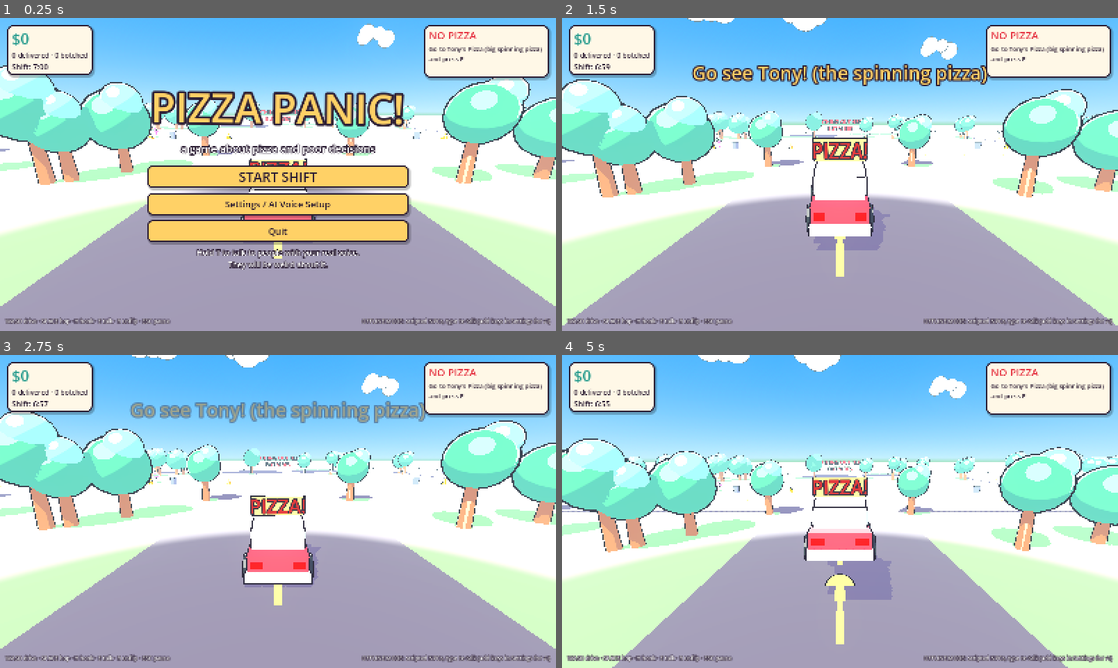
Above: before the commit, frames 1-4 (two rows, left to right).
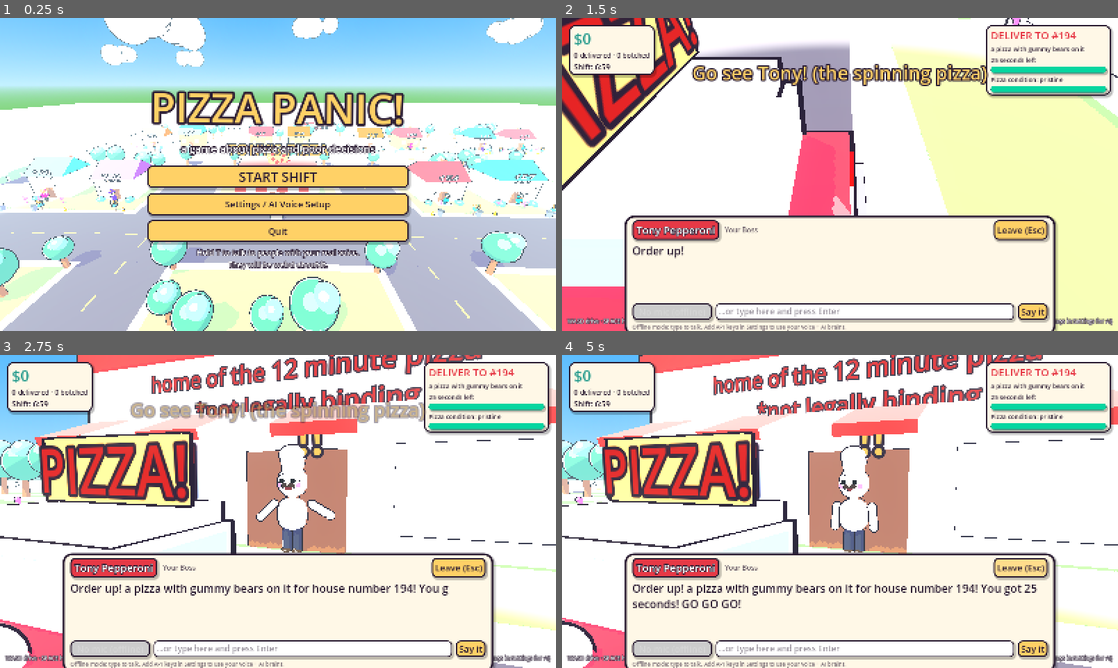
Above: after the commit, the same moments.

Repository: EliteBlackIce/testprojectbuild
Game: Godot game, scene res://scenes/main.tscn
Two runs of this game, one before a commit and one after it. Both use one fixed random seed, a clock stepped at 60 frames per second and the inputs below.
Inputs (mouse positions are in pixels of both pictures, inside the frame that each line leads up to):
- Up to frame 1 (0.25 s): no input
- Up to frame 2 (1.5 s): click "START SHIFT" at 0.5 s; tap E (interact) at 1.25 s; move the mouse to (962, 158) at 1.27 s; hold D (steer_right) from 1.28 s (still down); tap Space (hop) at 1.35 s; click (962, 158) at 1.42 s
- Up to frame 3 (2.75 s): tap Space (hop) at 1.52, 1.82 s; release D (steer_right) at 2 s; tap E (interact) at 2 s; drag from (166, 527) to (250, 574) at 2.02 s
- Up to frame 4 (5 s): tap E (interact) at 2.75, 4.25 s; move the mouse to (895, 442) at 2.77 s; hold D (steer_right) 2.78-3.5 s; hold E (interact) 2.78-3.5 s; tap Space (hop) at 3.05, 4.35, 4.52, 4.82 s; drag from (812, 574) to (673, 464) at 3.52 s; move the mouse to (1006, 558) at 4.27 s; hold A (steer_left) from 4.28 s (still down); tap R (respawn) at 4.9 s

The runs differ from the first frame. In frame 1, 73% of the frame differs, in the area x 0-100%, y 0-100%; in frame 2, 83%; in frame 3, 78%; in frame 4, 80%.
Error before the commit: Parse Error: Cannot infer the type of "wx" variable because the value doesn't have a set type. (res://scripts/world/house.gd:74)

Commit message:
Fix GDScript type inference, spawn direction; add AI pipeline test
Typed loop variables so := inference compiles in Godot 4.7, spawn the
car facing the road, and add a mock AI server + test that runs the real
Claude/STT/TTS request code end to end without API keys.

Co-Authored-By: Claude Opus 5.5 <noreply@anthropic.com>
Claude-Session: https://claude.ai/code/session_013kVFc28PVBNfKW8FGZvXiJ

Diff:
--- a/pizza-panic/scripts/main.gd
+++ b/pizza-panic/scripts/main.gd
@@ -26,7 +26,7 @@
 
 	car = PizzaCar.new()
 	add_child(car)
-	car.respawn_at(town.spawn_point, 0.0)
+	car.respawn_at(town.spawn_point, PI)
 	car.crashed.connect(_on_crash)
 
 	camera = ChaseCamera.new()
@@ -90,7 +90,7 @@
 	convo.end()
 	menus.hide_menus()
 	hud.visible = true
-	car.respawn_at(town.spawn_point, 0.0)
+	car.respawn_at(town.spawn_point, PI)
 	car.controls_enabled = true
 	camera.follow = true
 	camera.snap()
--- a/pizza-panic/scripts/npc/npc.gd
+++ b/pizza-panic/scripts/npc/npc.gd
@@ -93,7 +93,7 @@
 	var leg_h := 0.75 * h * (0.6 if baby else 1.0)
 	var torso_h := 0.95 * h
 	# Legs
-	for side in [-1, 1]:
+	for side: int in [-1, 1]:
 		Toon.capsule(_body, 0.13 * h, leg_h, Vector3(0.16 * side * h, leg_h * 0.5, 0), pants)
 		Toon.sphere(_body, 0.15 * h, Vector3(0.16 * side * h, 0.06, 0.08), Color("#3a2618"), 0.02, 0.6)
 	# Torso (a robe is a cone instead)
@@ -110,7 +110,7 @@
 	# Arms (pivot at shoulder so they can wave)
 	var arm_r := 0.11 * h * (1.6 if look.get("buff", false) else 1.0)
 	var shoulder_y := leg_h + torso_h * 0.75
-	for side in [-1, 1]:
+	for side: int in [-1, 1]:
 		var pivot := Node3D.new()
 		pivot.position = Vector3((0.33 * belly + 0.08) * h * side, shoulder_y, 0)
 		_body.add_child(pivot)
@@ -134,7 +134,7 @@
 func _build_face(look: Dictionary, s: float, skin: Color) -> void:
 	var big: bool = look.get("big_eyes", false)
 	var eye_r := (0.15 if big else 0.12) * s
-	for side in [-1, 1]:
+	for side: int in [-1, 1]:
 		var eye_pos := Vector3(0.14 * s * side, 0.06 * s, 0.31 * s)
 		Toon.sphere(_head, eye_r, eye_pos, Color.WHITE, 0.015)
 		var pupil := MeshInstance3D.new()
@@ -160,7 +160,7 @@
 			ring.position = eye_pos + Vector3(0, 0, eye_r * 0.6)
 			_head.add_child(ring)
 	# Blush stickers. Very anime.
-	for side in [-1, 1]:
+	for side: int in [-1, 1]:
 		var blush := Toon.sphere(_head, 0.06 * s, Vector3(0.24 * s * side, -0.07 * s, 0.29 * s), Color("#ff8fab"), 0.0, 0.4)
 		blush.rotation.x = PI / 2
 	_mouth = Toon.sphere(_head, 0.08 * s, Vector3(0, -0.15 * s, 0.33 * s), Color("#5c1a1b"), 0.01, 0.35)
@@ -180,7 +180,7 @@
 		var cap := Toon.sphere(_head, 0.4 * s, Vector3(0, 0.08 * s, -0.05 * s), hair, 0.03, 0.85)
 		cap.scale = Vector3(1.02, 1.0, 1.02)
 	if look.get("pigtails", false):
-		for side in [-1, 1]:
+		for side: int in [-1, 1]:
 			Toon.sphere(_head, 0.17 * s, Vector3(0.4 * s * side, 0.15 * s, -0.1 * s), hair, 0.025)
 	match hat:
 		"chef":
@@ -207,7 +207,7 @@
 			band.position = Vector3(0, 0.18 * s, 0)
 			_head.add_child(band)
 		"bow":
-			for side in [-1, 1]:
+			for side: int in [-1, 1]:
 				Toon.sphere(_head, 0.12 * s, Vector3(0.12 * s * side, 0.4 * s, 0.05 * s), Color("#ff4d8d"), 0.02, 0.8)
 		"crown":
 			Toon.cylinder(_head, 0.24 * s, 0.22 * s, 0.18 * s, Vector3(0, 0.42 * s, 0), Color("#ffd166"))
@@ -225,7 +225,7 @@
 			arc.material_override = Toon.mat(Color("#222222"), 0.015)
 			arc.rotation.z = PI / 2
 			_head.add_child(arc)
-			for side in [-1, 1]:
+			for side: int in [-1, 1]:
 				Toon.cylinder(_head, 0.13 * s, 0.13 * s, 0.1 * s, Vector3(0.4 * s * side, 0, 0), Color("#06d6a0")).rotation.z = PI / 2
 
 
@@ -234,8 +234,8 @@
 	var dark := Color(look.get("hair", "#b5651d"))
 	var body := Toon.capsule(_body, 0.32, 1.2, Vector3(0, 0.62, -0.1), fur)
 	body.rotation.x = PI / 2
-	for x in [-0.2, 0.2]:
-		for z in [-0.45, 0.3]:
+	for x: float in [-0.2, 0.2]:
+		for z: float in [-0.45, 0.3]:
 			Toon.capsule(_body, 0.09, 0.5, Vector3(x, 0.25, z), fur)
 	# Collar
 	Toon.cylinder(_body, 0.24, 0.26, 0.08, Vector3(0, 0.95, 0.38), Color(look.get("shirt", "#d62828")))
@@ -245,7 +245,7 @@
 	Toon.sphere(_head, 0.33, Vector3.ZERO, fur)
 	Toon.sphere(_head, 0.17, Vector3(0, -0.1, 0.3), fur.lightened(0.2), 0.02)
 	Toon.sphere(_head, 0.06, Vector3(0, -0.02, 0.46), Color("#1b1b1b"), 0.01)
-	for side in [-1, 1]:
+	for side: int in [-1, 1]:
 		var ear := Toon.capsule(_head, 0.09, 0.4, Vector3(0.3 * side, 0.02, -0.05), dark)
 		ear.rotation.z = 0.35 * side
 	_build_face({"big_eyes": true}, 0.9, fur)
@@ -268,7 +268,7 @@
 	for i in 7:
 		var a := TAU * i / 7.0
 		Toon.sphere(_body, 0.14, Vector3(cos(a) * 0.55, 0.3, sin(a) * 0.55), sheet, 0.02)
-	for side in [-1, 1]:
+	for side: int in [-1, 1]:
 		var pivot := Node3D.new()
 		pivot.position = Vector3(0.48 * side, 1.15, 0)
 		_body.add_child(pivot)
--- a/pizza-panic/scripts/player/car.gd
+++ b/pizza-panic/scripts/player/car.gd
@@ -189,22 +189,22 @@
 	Toon.box(_visual, Vector3(1.8, 0.75, 2.0), Vector3(0, 1.45, 0.35), Color("#f1faee"), 0.05)
 	# Windshield + windows
 	Toon.box(_visual, Vector3(1.6, 0.55, 0.08), Vector3(0, 1.45, -0.66), Color("#a8dadc"), 0.0)
-	for side in [-1, 1]:
+	for side: int in [-1, 1]:
 		Toon.box(_visual, Vector3(0.08, 0.5, 1.6), Vector3(0.91 * side, 1.47, 0.35), Color("#a8dadc"), 0.0)
 	# Bumpers, headlights, tail lights
 	Toon.box(_visual, Vector3(2.1, 0.3, 0.3), Vector3(0, 0.45, -1.95), Color("#adb5bd"), 0.03)
 	Toon.box(_visual, Vector3(2.1, 0.3, 0.3), Vector3(0, 0.45, 1.95), Color("#adb5bd"), 0.03)
-	for side in [-1, 1]:
+	for side: int in [-1, 1]:
 		Toon.sphere(_visual, 0.2, Vector3(0.65 * side, 0.8, -1.88), Color("#fff3b0"), 0.02).material_override = Toon.mat(Color("#fff3b0"), 0.02, false, 1.2)
 		Toon.box(_visual, Vector3(0.4, 0.2, 0.08), Vector3(0.7 * side, 0.85, 1.92), Color("#d00000"), 0.0)
 	# Googly eyes on the hood, because of course.
-	for side in [-1, 1]:
+	for side: int in [-1, 1]:
 		Toon.sphere(_visual, 0.24, Vector3(0.45 * side, 1.18, -1.2), Color.WHITE, 0.02)
 		var pupil := Toon.sphere(_visual, 0.12, Vector3(0.45 * side, 1.2, -1.42), Color("#111111"), 0.0)
 		pupil.material_override = Toon.pupil_mat()
 	# Wheels
-	for x in [-1, 1]:
-		for z in [-1, 1]:
+	for x: int in [-1, 1]:
+		for z: int in [-1, 1]:
 			var pivot := Node3D.new()
 			pivot.position = Vector3(1.0 * x, 0.45, 1.25 * z)
 			_visual.add_child(pivot)
--- a/pizza-panic/scripts/world/house.gd
+++ b/pizza-panic/scripts/world/house.gd
@@ -70,7 +70,7 @@
 	Toon.sphere(self, 0.08, Vector3(0.45, 1.2, front + 0.18), Color("#ffd166"), 0.01)
 	Toon.box(self, Vector3(2.6, 0.25, 1.4), Vector3(0, 0.12, front + 0.7), Color("#d6ccc2"), 0.03)
 	# Windows with little shutters
-	for side in [-1, 1]:
+	for side: int in [-1, 1]:
 		var wx := w * 0.3 * side
 		Toon.box(self, Vector3(1.4, 1.3, 0.12), Vector3(wx, h * 0.55, front + 0.04), Color("#bde0fe"), 0.03)
 		Toon.box(self, Vector3(0.12, 1.3, 0.16), Vector3(wx, h * 0.55, front + 0.08), Color.WHITE, 0.0)
@@ -83,7 +83,7 @@
 	# Garden path
 	Toon.box(self, Vector3(1.6, 0.04, 4.5), Vector3(0, 0.02, front + 3.4), Color("#e3d5ca"), 0.0)
 	# Bushes
-	for side in [-1, 1]:
+	for side: int in [-1, 1]:
 		if rng.randf() < 0.8:
 			Toon.sphere(self, rng.randf_range(0.6, 0.9), Vector3(w * 0.38 * side, 0.4, front + 0.8), Color("#52b788"), 0.03, 0.8)
 
@@ -101,7 +101,7 @@
 		a.rotation.x = 0.35
 	Toon.box(self, Vector3(w + 0.4, 0.6, d + 0.4), Vector3(0, h + 0.3, 0), Color("#d62828"), 0.05)
 	Toon.box(self, Vector3(3.0, 3.0, 0.2), Vector3(0, 1.5, d * 0.5 + 0.05), Color("#7f5539"), 0.03)
-	for side in [-1, 1]:
+	for side: int in [-1, 1]:
 		Toon.box(self, Vector3(4.0, 2.4, 0.15), Vector3(4.8 * side, 1.9, d * 0.5 + 0.04), Color("#bde0fe"), 0.03)
 	Toon.label(self, "TONY'S PIZZA", Vector3(0, h + 3.8, 0.5), 320, Color("#ffd166"))
 	Toon.label(self, "home of the 12 minute pizza*\n*not legally binding", Vector3(0, h * 0.8, d * 0.5 + 0.2), 70, Color("#d62828"), false)
--- a/pizza-panic/scripts/world/town.gd
+++ b/pizza-panic/scripts/world/town.gd
@@ -157,7 +157,7 @@
 				var p := o + Vector3(rng.randf_range(3.0, BLOCK - 3.0), 0, rng.randf_range(3.0, 10.0))
 				_tree(p, trunks, crowns, crowns2)
 			# A couple of street trees on the sidewalk corners
-			for corner in [Vector3(1.0, 0, 1.0), Vector3(BLOCK - 1.0, 0, 1.0)]:
+			for corner: Vector3 in [Vector3(1.0, 0, 1.0), Vector3(BLOCK - 1.0, 0, 1.0)]:
 				_tree(o + corner, trunks, crowns, crowns2)
 	var trunk_mesh := CylinderMesh.new()
 	trunk_mesh.top_radius = 0.25
--- /dev/null
+++ b/pizza-panic/tests/ai_pipeline_test.gd
@@ -0,0 +1,87 @@
+extends Node
+## Tests the whole AI pipeline (Claude brain, speech-to-text, voices) against
+## tests/mock_ai_server.py, so it runs without real API keys:
+##   python3 tests/mock_ai_server.py 8787 some.mp3 /tmp/requests.log &
+##   godot --headless --path . res://tests/ai_pipeline_test.tscn
+
+var main: Node
+var failures: PackedStringArray = []
+
+
+func _ready() -> void:
+	Settings.ai_mode = "proxy"   # in memory only; never saved by this test
+	Settings.proxy_url = "http://127.0.0.1:8787"
+	Settings.proxy_token = "test-token"
+	Settings.tts_provider = "auto"
+	main = load("res://scenes/main.tscn").instantiate()
+	add_child(main)
+	await get_tree().process_frame
+	main.start_shift()
+	check(Settings.has_brain() and Settings.has_speech_to_text(), "proxy mode enables brain + voice input")
+	check(Settings.voice_engine() == "openai", "proxy mode uses OpenAI voices (got %s)" % Settings.voice_engine())
+
+	var gary: Dictionary = Characters.ROSTER[0]
+
+	# 1. Claude brain
+	var history: Array = []
+	var r: Dictionary = await main.convo.brain.think(gary, history, "hello", "test context")
+	check(r.get("ok", false) and str(r.get("say", "")) != "", "Claude reply parsed: %s" % str(r.get("say", r.get("error", ""))))
+	check(history.size() == 2, "history grew by one exchange")
+	check(history.size() == 2 and history[1].content.size() == 1 and history[1].content[0].type == "text", "only text (no thinking blocks) kept in history")
+	r = await main.convo.brain.think(gary, history, "still hello", "test context")
+	check(r.get("ok", false) and history.size() == 4, "second turn works with history")
+
+	# 2. Speech to text
+	var clip := Sfx.babble("here is your tuba gary", 200.0)
+	clip.save_to_wav("user://test_clip.wav")
+	var wav := FileAccess.get_file_as_bytes("user://test_clip.wav")
+	var heard: String = await main.convo.stt.transcribe(wav)
+	check(heard == "Here's your tuba, Gary!", "transcription: '%s' %s" % [heard, main.convo.stt.last_error])
+
+	# 3. Voice
+	var voice: Dictionary = await main.convo.tts.synthesize("*waves* Hello there!", gary)
+	check(voice.stream is AudioStreamMP3, "OpenAI voice decoded as MP3 (%s)" % main.convo.tts.last_error)
+
+	# 4. Full delivery: Tony gives an order, we steer it to a Gary house,
+	# then "say" the transcribed line and Claude accepts the pizza.
+	var gary_house: House = null
+	for h in main.town.houses:
+		if h.resident.character.id == "gary":
+			gary_house = h
+			break
+	if gary_house == null:
+		gary_house = main.town.houses[0]
+		gary_house.resident.character = gary
+	main.convo.start(main.town.shop)
+	await _seconds(0.3)
+	main.convo.end()
+	check(Game.has_order(), "got an order")
+	Game.order.house = gary_house
+	Game.order_changed.emit(Game.order)
+	main.convo.start(gary_house)
+	await _seconds(0.7)
+	main.convo.player_says(heard)
+	for i in 50:
+		if Game.deliveries > 0:
+			break
+		await _seconds(0.1)
+	check(Game.deliveries == 1, "Claude accepted the pizza through the real conversation flow")
+	check(Game.money >= 12 + 9, "paid base + Claude's tip ($%d)" % Game.money)
+
+	if failures.is_empty():
+		print("AI PIPELINE TEST PASSED")
+		get_tree().quit(0)
+	else:
+		for f in failures:
+			printerr("FAIL: " + f)
+		get_tree().quit(1)
+
+
+func check(cond: bool, msg: String) -> void:
+	print(("ok   - " if cond else "FAIL - ") + msg)
+	if not cond:
+		failures.append(msg)
+
+
+func _seconds(s: float) -> void:
+	await get_tree().create_timer(s).timeout
--- /dev/null
+++ b/pizza-panic/tests/ai_pipeline_test.tscn
@@ -0,0 +1,6 @@
+[gd_scene load_steps=2 format=3]
+
+[ext_resource type="Script" path="res://tests/ai_pipeline_test.gd" id="1"]
+
+[node name="AiPipelineTest" type="Node"]
+script = ExtResource("1")
Not shown, added: pizza-panic/icon.svg.import
Not shown, added: pizza-panic/scripts/ai/claude_brain.gd.uid
Not shown, added: pizza-panic/scripts/ai/conversation.gd.uid
Not shown, added: pizza-panic/scripts/ai/mic_recorder.gd.uid
Not shown, added: pizza-panic/scripts/ai/offline_brain.gd.uid
Not shown, added: pizza-panic/scripts/ai/speech_to_text.gd.uid
Not shown, added: pizza-panic/scripts/ai/text_to_speech.gd.uid
Not shown, added: pizza-panic/scripts/autoload/game.gd.uid
Not shown, added: pizza-panic/scripts/autoload/settings.gd.uid
Not shown, added: pizza-panic/scripts/autoload/sfx.gd.uid
Not shown, added: pizza-panic/scripts/main.gd.uid
Not shown, added: pizza-panic/scripts/npc/characters.gd.uid
(and 17 more such lines)
